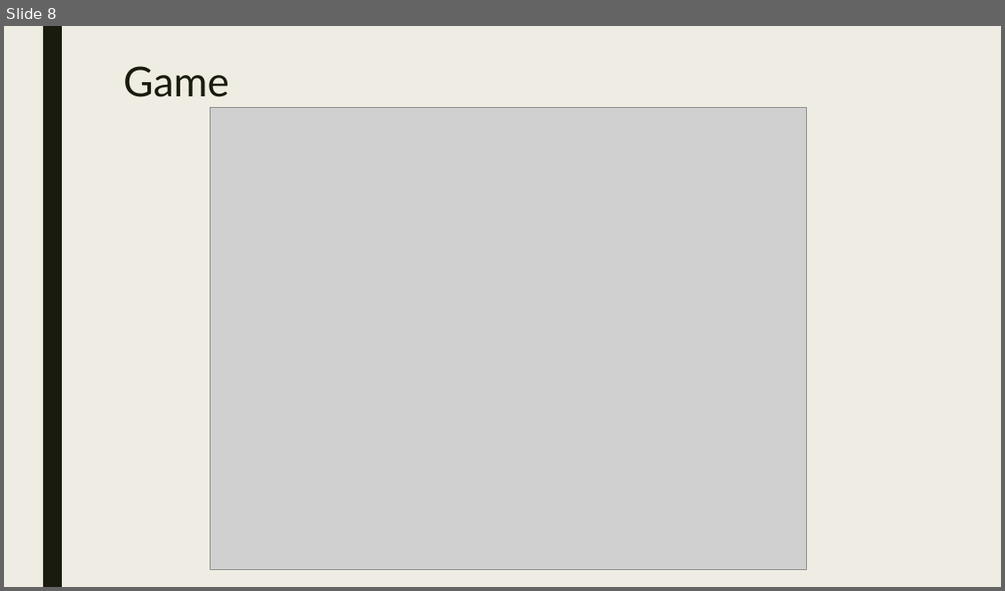
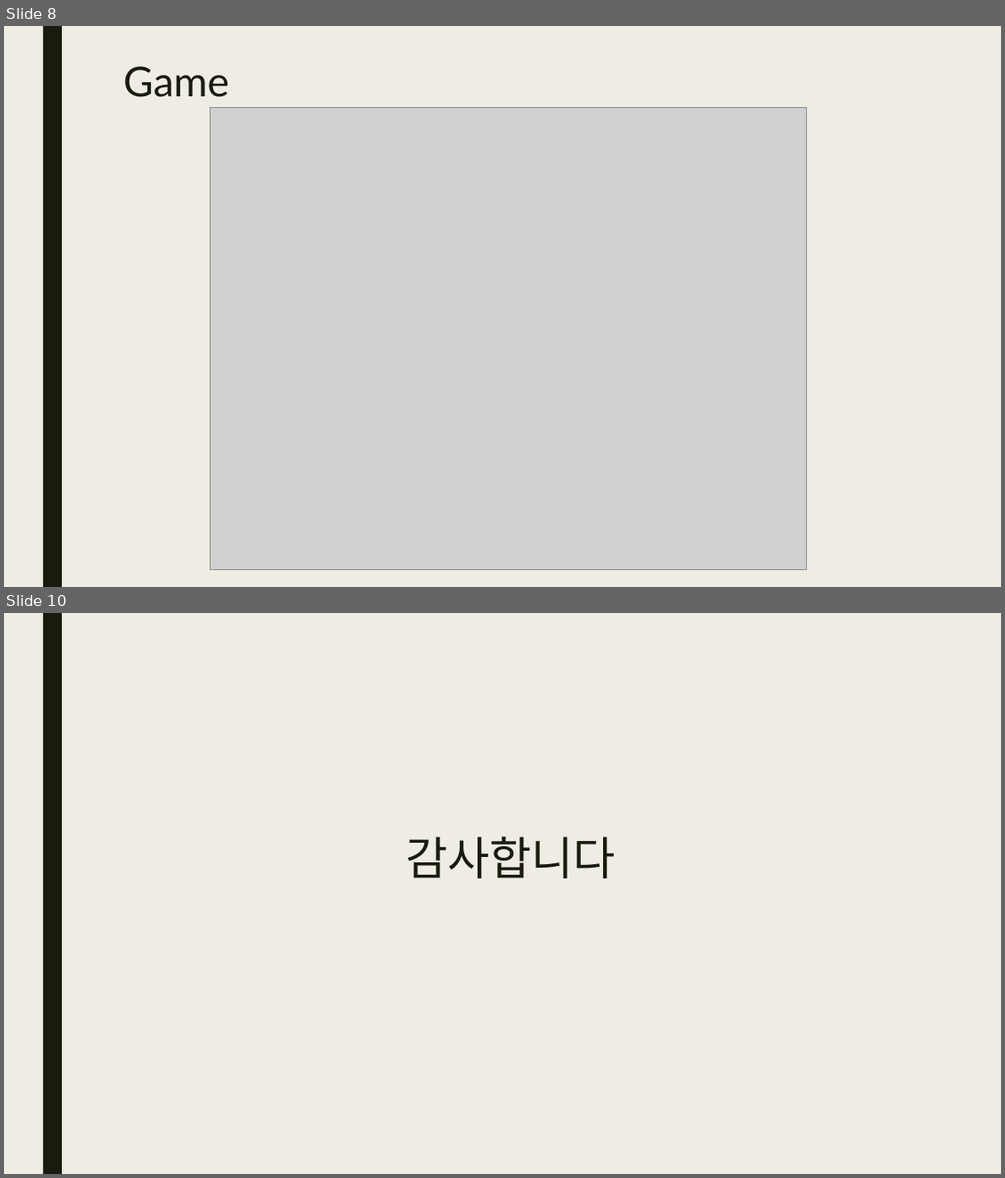
Before and after one commit to gyudong0908/HTML5Puzzle, a slide deck: HTML5 웹.pptx. Shown one above the other, each under a label of ours: slide 8 before the commit, slides 8 and 10 after it; the slides between them are not shown. The pictures are 1005x591 and 1005x1178 pixels, drawn with LibreOffice and Linux fonts; fonts in the diff are those of the drawing; grey boxes stand for pictures. Boxes give left, top, right and bottom in pixels: in the first picture for what was removed or moved away, otherwise in the second. Text is boxed around its words. In the diff, an @@ line names an element or a change of style, - is before the commit and + after.

```diff
--- a/HTML5 웹.pptx
+++ b/HTML5 웹.pptx
@@ slide 10 added at [4,613,1001,1174], background #EFEDE3; not listed: 1 template element that a slide beside it also shows @@
@@ title added at [405,836,615,878], 44 pt, text #191B0E @@
+감사합니다
```
Also in this commit, not shown: 1 other slide added.
